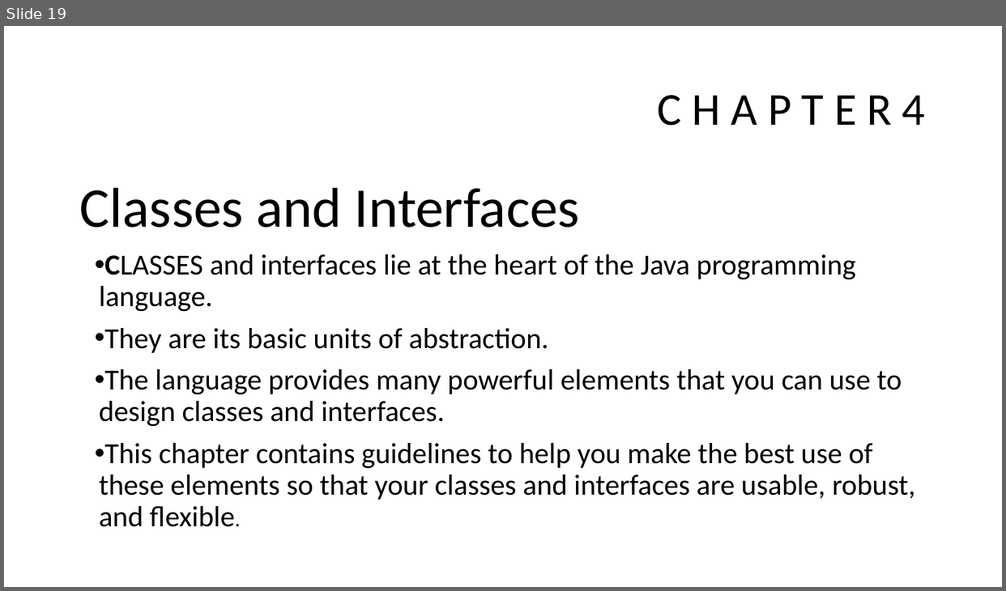
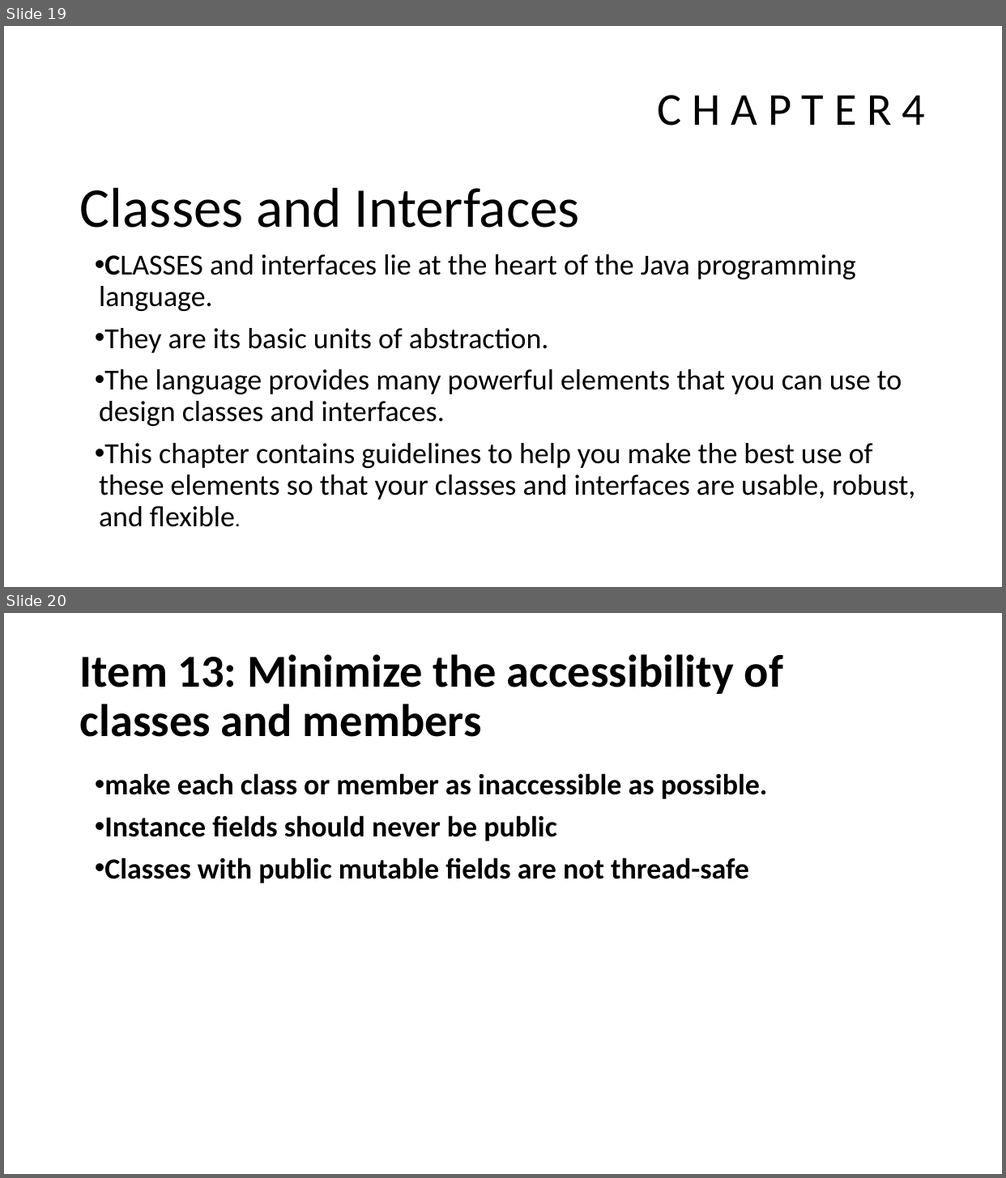
Before and after one commit to javamaster-llc/effective-java-examples-master, a slide deck: Study of Effective Java™.pptx. Shown one above the other, each under a label of ours: slide 19 before the commit, slides 19 and 20 after it. The pictures are 1006x591 and 1006x1178 pixels, drawn with LibreOffice and Linux fonts; fonts in the diff are those of the drawing. Boxes give left, top, right and bottom in pixels: in the first picture for what was removed or moved away, otherwise in the second. Text is boxed around its words. In the diff, an @@ line names an element or a change of style, - is before the commit and + after.

```diff
--- a/Study of Effective Java™.pptx
+++ b/Study of Effective Java™.pptx
@@ slide 20 added at (4,613,1002,1174), background #FFFFFF @@
@@ title added at (80,654,783,737), 44 pt, text #000000, bold @@
+Item 13: Minimize the accessibility of classes and members
@@ text added at (104,773,768,884), 28 pt, text #000000, bold @@
+• make each class or member as inaccessible as possible.
+• Instance fields should never be public
+• Classes with public mutable fields are not thread-safe
```
Also in this commit, not shown: 2 other slides added, 1 slide removed.
